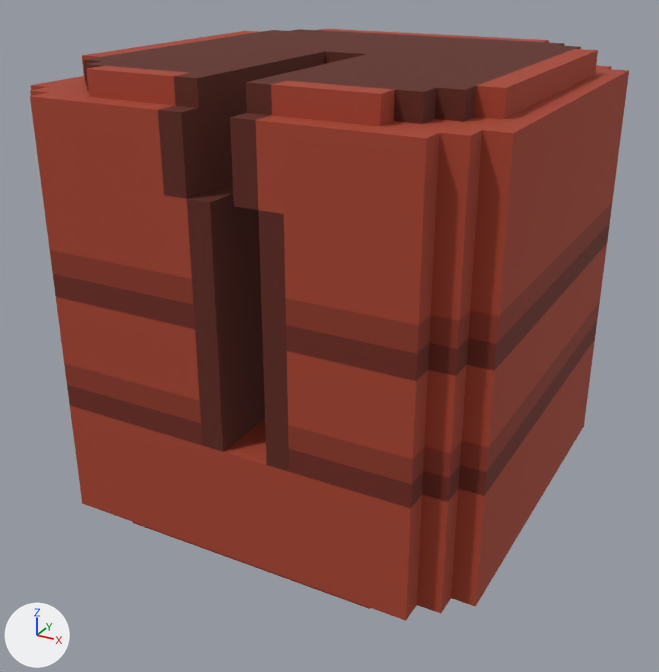
One commit to the glTF model assets/voxels/boulder_c.glb: the scene before it, then after it.
Camera for both pictures: a 50 mm lens placed at (18.5, -35.1, 24.5), pointed at (-0.1, -1.3, 7.6). The lights are fixed; the arrows at lower left show +X, +Y and +Z. The older version comes first. Where no turn or scale is listed for an object, it has been applied to the vertices. Vertices at exactly the same position are counted once.

The older version as bpy lines, for what is in view:
```python
me_rock = bpy.data.meshes.new('rock')
me_rock.from_pydata(...)  # 2530 vertices, 5056 faces; spans x -10.0..10.0, y -10.0..10.0, z 0.0..20.0
# faces by material slot: [68, 908, 304, 304, 3472]
me_rock.materials.append(mat_1d222b)  # black #1d222b
me_rock.materials.append(mat_5e2214)  # dark red #5e2214
me_rock.materials.append(mat_6e2617)  # dark red #6e2617
me_rock.materials.append(mat_8e3522)  # red #8e3522
me_rock.materials.append(mat_a8422b)  # red #a8422b
ob_rock = bpy.data.objects.new('rock', me_rock)
ob_rock.location = (0.0, 0.0, 0.0)
```
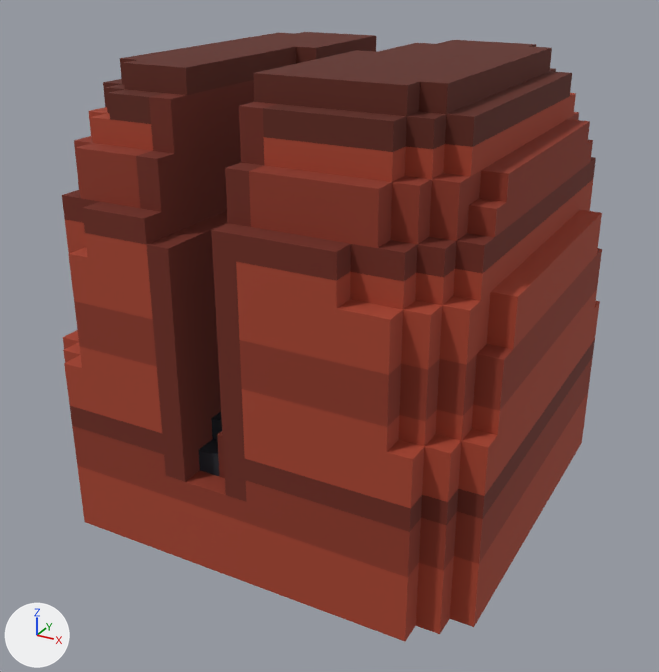
Patch to the scene script:
```diff
--- a/assets/voxels/boulder_c.glb.py
+++ b/assets/voxels/boulder_c.glb.py
@@ me_rock @@
 # used by ob_rock; location = (0.0, 0.0, 0.0)
-me_rock.from_pydata(...)  # 2530 vertices, 5056 faces; spans x -10.0..10.0, y -10.0..10.0, z 0.0..20.0
+me_rock.from_pydata(...)  # 2772 vertices, 5548 faces; spans x -10.0..10.0, y -10.0..10.0, z 0.0..20.0
+# me_rock part 1: 468 vertices moved from x -10.0..10.0, y -10.0..10.0, z 6.0..20.0 to x -9.0..9.0, y -9.0..9.0, z 8.0..20.0; 381 vertices removed from x -10.0..10.0, y -10.0..10.0, z 5.0..20.0; 615 vertices added at x -9.0..9.0, y -10.0..9.0, z 4.0..20.0
+# me_rock part 2: 54 vertices moved from x -9.0..9.0, y -9.0..9.0, z 1.0 to x -10.0..10.0, y -10.0..10.0, z 0.0; 30 vertices removed from x -9.0..9.0, y -9.0..9.0, z 1.0; 38 vertices added at x -10.0..10.0, y -10.0..10.0, z 0.0
+# me_rock part 3: 148 faces spanning x -4.0..3.0, y -10.0..1.0, z 6.0..19.0 switch from mat_5e2214 (dark red #5e2214) to mat_6e2617 (dark red #6e2617)
+# me_rock part 4: 15 faces spanning x 1.0..4.0, y -10.0..-8.0, z 9.0..17.0 switch from mat_5e2214 (dark red #5e2214) to mat_8e3522 (red #8e3522)
+# me_rock part 5: 16 faces spanning x 1.0..3.0, y -10.0..-8.0, z 6.0..18.0 switch from mat_5e2214 (dark red #5e2214) to mat_a8422b (red #a8422b)
+# me_rock part 6: 8 faces spanning x 7.0..10.0, y -10.0..-6.0, z 10.0..11.0 switch from mat_6e2617 (dark red #6e2617) to mat_8e3522 (red #8e3522)
+# me_rock part 7: 253 faces spanning x -10.0..10.0, y -10.0..10.0, z 6.0..13.0 switch from mat_6e2617 (dark red #6e2617) to mat_a8422b (red #a8422b)
+# me_rock part 8: 12 faces spanning x -3.0..3.0, y -10.0..10.0, z 7.0..13.0 switch from mat_8e3522 (red #8e3522) to mat_6e2617 (dark red #6e2617)
+# me_rock part 9: 253 faces spanning x -10.0..10.0, y -10.0..10.0, z 7.0..14.0 switch from mat_8e3522 (red #8e3522) to mat_a8422b (red #a8422b)
+# me_rock part 10: 93 faces spanning x -8.0..8.0, y -8.0..8.0, z 18.0..19.0 switch from mat_a8422b (red #a8422b) to mat_5e2214 (dark red #5e2214)
+# me_rock part 11: 315 faces spanning x -10.0..10.0, y -10.0..10.0, z 4.0..19.0 switch from mat_a8422b (red #a8422b) to mat_6e2617 (dark red #6e2617)
+# me_rock part 12: 711 faces spanning x -10.0..10.0, y -10.0..10.0, z 3.0..17.0 switch from mat_a8422b (red #a8422b) to mat_8e3522 (red #8e3522)
 me_rock.materials.append(mat_1d222b)
```

Pixel boxes [x1, y1, x2, y2] of what changed, in the pictures (659 x 672 px; the box of a moved part takes in the faces that stretch with it):
'rock', reshaped (10% narrower): before [30, 29, 629, 621]; after [62, 32, 602, 641]
part 1 of me_rock, moved or reshaped: before [30, 29, 629, 488]; after [62, 36, 602, 495]
part 2 of me_rock, moved or reshaped (mostly hidden before): before [133, 522, 370, 609]; after [82, 427, 584, 641]
part 3 of me_rock, recoloured: before [158, 50, 312, 452]; after [153, 80, 285, 271]
part 4 of me_rock, recoloured (dark red to red): before [263, 345, 288, 401]; after [249, 165, 325, 401]
part 5 of me_rock, recoloured (dark red to red): before [260, 266, 289, 472]; after [260, 137, 313, 472]
part 6 of me_rock, recoloured: before [389, 334, 513, 381]; after [389, 344, 513, 389]
part 7 of me_rock, recoloured: before [53, 235, 599, 508]; after [67, 235, 599, 508]
part 8 of me_rock, recoloured (red to dark red): [149, 270, 180, 417] in both
part 9 of me_rock, recoloured: before [53, 213, 602, 484]; after [63, 200, 602, 484]
part 10 of me_rock, recoloured: before [115, 36, 579, 129]; after [145, 74, 559, 152]
part 11 of me_rock, recoloured: before [70, 71, 615, 532]; after [70, 93, 595, 532]
part 12 of me_rock, recoloured: before [56, 85, 605, 577]; after [72, 123, 602, 577]
